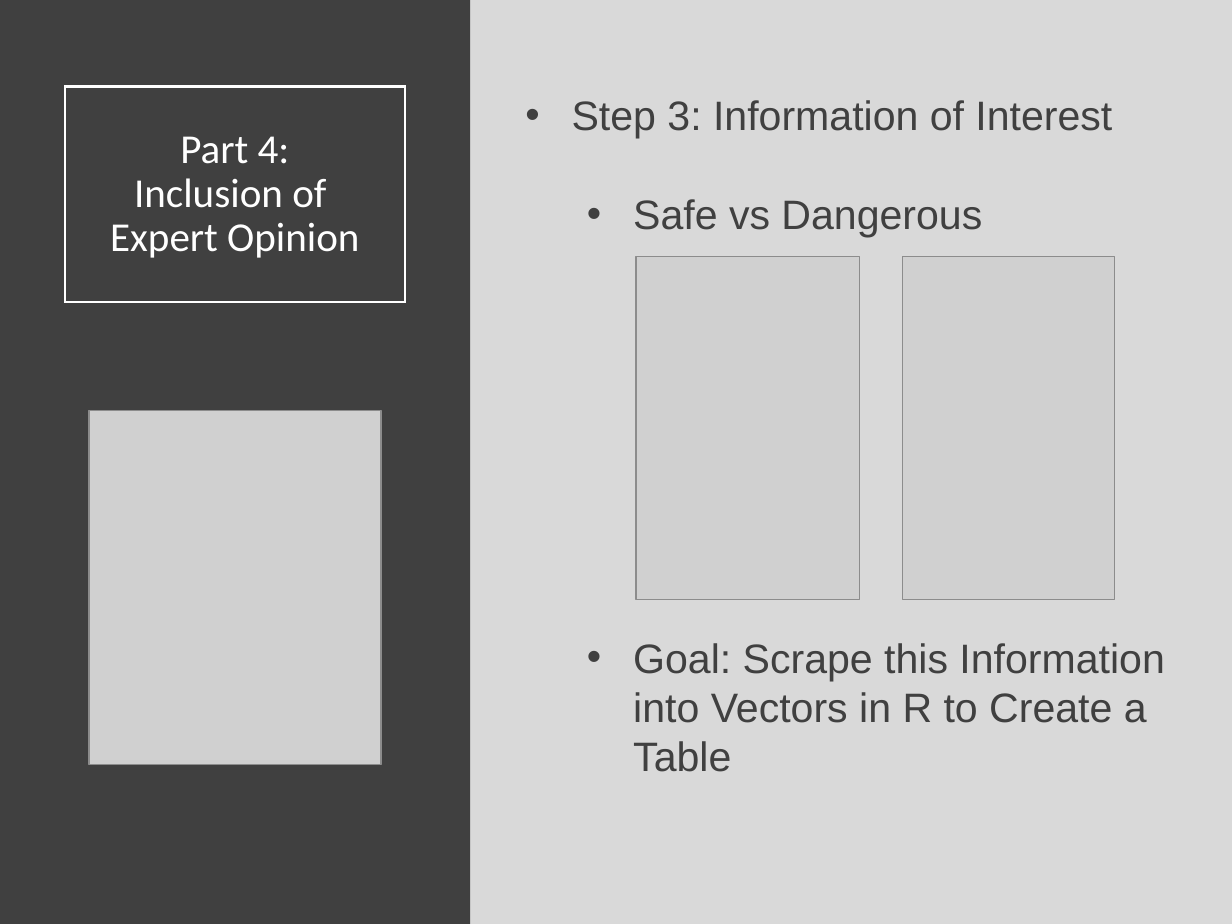
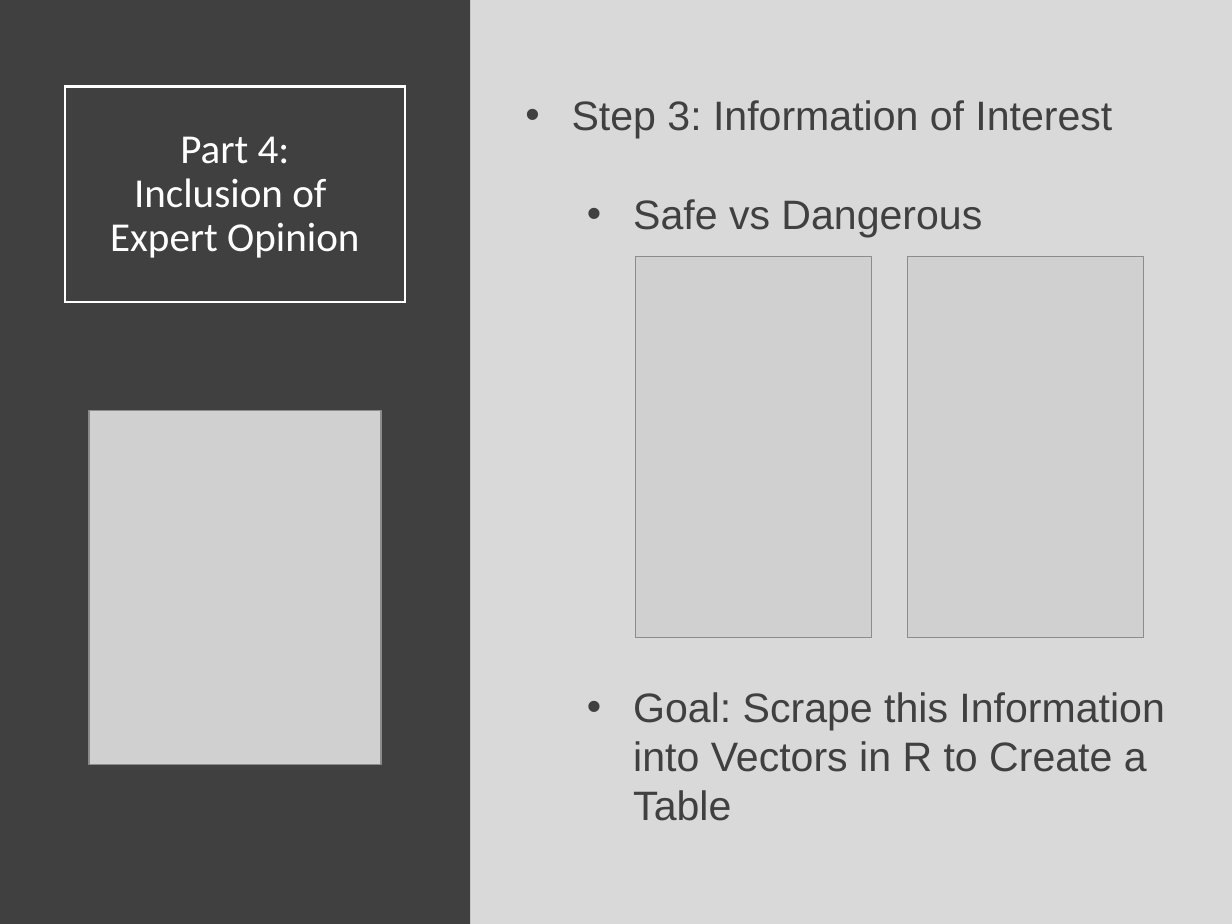
Before and after one commit to SuperMarioGiacomazzo/STOR320_WEBSITE, a slide deck: slide 18 of Lecture/Web Scraping/Web_Scraping_Lecture.pptx. Drawn at 1232x924 pixels with LibreOffice and Linux fonts; fonts in the diff are those of the drawing; grey boxes stand for pictures. Boxes give left, top, right and bottom in pixels: in the first picture for what was removed or moved away, otherwise in the second. Text is boxed around its words. In the diff, an @@ line names an element or a change of style, - is before the commit and + after.

```diff
--- a/Lecture/Web Scraping/Web_Scraping_Lecture.pptx
+++ b/Lecture/Web Scraping/Web_Scraping_Lecture.pptx
@@ text "Step 3: Information of Interest" rewrapped from bbox=[572, 100, 1164, 772] to bbox=[572, 100, 1164, 821] @@
@@ picture: place and size @@
-picture at bbox=[636, 256, 859, 599]
+picture at bbox=[636, 256, 872, 637]
@@ picture: place and size @@
-picture at bbox=[903, 256, 1115, 599]
+picture at bbox=[908, 256, 1145, 637]
```
Also in this commit, not shown: 5 other slides changed, 13 other files.
